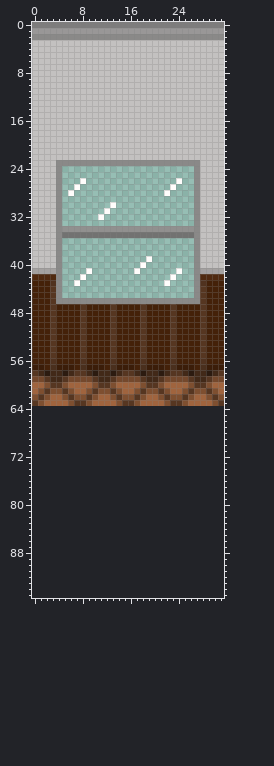
Two versions of one sprite sheet, Scenes/Station/Environment/WindowWall_NoBlinds_Tile.png. The first picture shows the starting point.
The file is 32x64 pixels. Colours within 5 levels of each other are drawn and written as one. The old version is drawn lined up with the new one, on the new canvas.
New version:
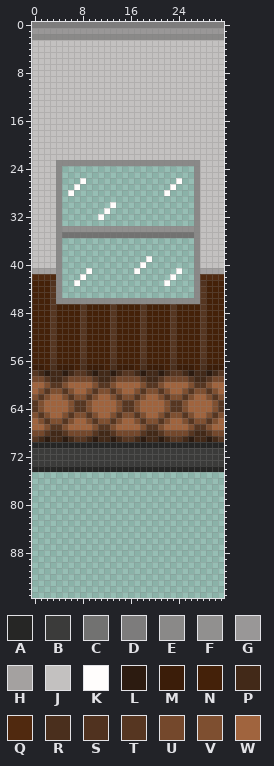
Palette (. is transparent): A #262625  B #3b3b3a  C #727271  D #7d7c7c  E #8a8988  F #91908f  G #999797  H #a4a1a0  J #c3c1c0  K #fffdfc  L #2c1b10  M #3b1d09  N #442109  P #422918  Q #50290f  R #4a2f1d  S #50321f  T #563621  U #74482c  V #7e4f30  W #a0643e
Edits made:
canvas 32x64 -> 32x96
Changed rows in their new state; - is an unchanged pixel.
first column x 0:
64 TVWWWWVTTVWWWWVTTVWWWWVTTVWWWWVT
65 VTVWWVTVVTVWWVTVVTVWWVTVVTVWWVTV
66 WVTVVTVWWVTVVTVWWVTVVTVWWVTVVTVW
67 WWVTTVWWWWVTTVWWWWVTTVWWWWVTTVWW
68 UUTPPTUUUUTPPTUUUUTPPTUUUUTPPTUU
69 TPLPPLPTTPLPPLPTTPLPPLPTTPLPPLPT
70 AAAAAAAAAAAAAAAAAAAAAAAAAAAAAAAA
71 BBBBBBBBBBBBBBBBBBBBBBBBBBBBBBBB
72 BBBBBBBBBBBBBBBBBBBBBBBBBBBBBBBB
73 BBBBBBBBBBBBBBBBBBBBBBBBBBBBBBBB
74 AAAAAAAAAAAAAAAAAAAAAAAAAAAAAAAA
Pixel boxes of the changes (left, top, right, bottom) in both pictures:
added: (32, 406, 224, 472)
